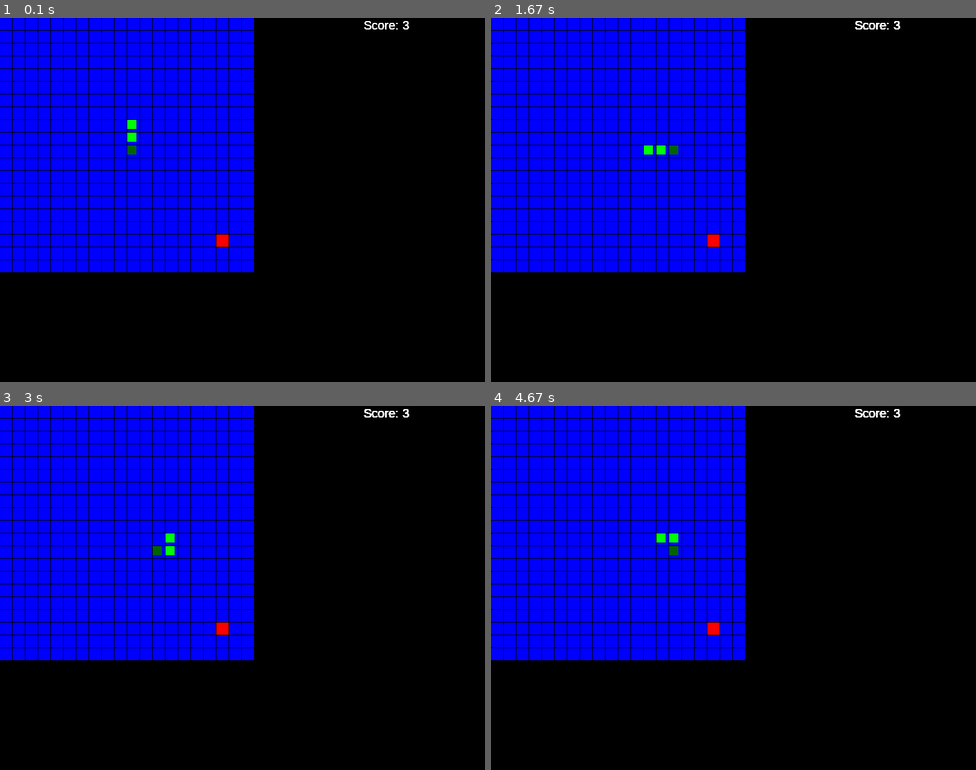
Above: before the commit, frames 1-4 (two rows, left to right).
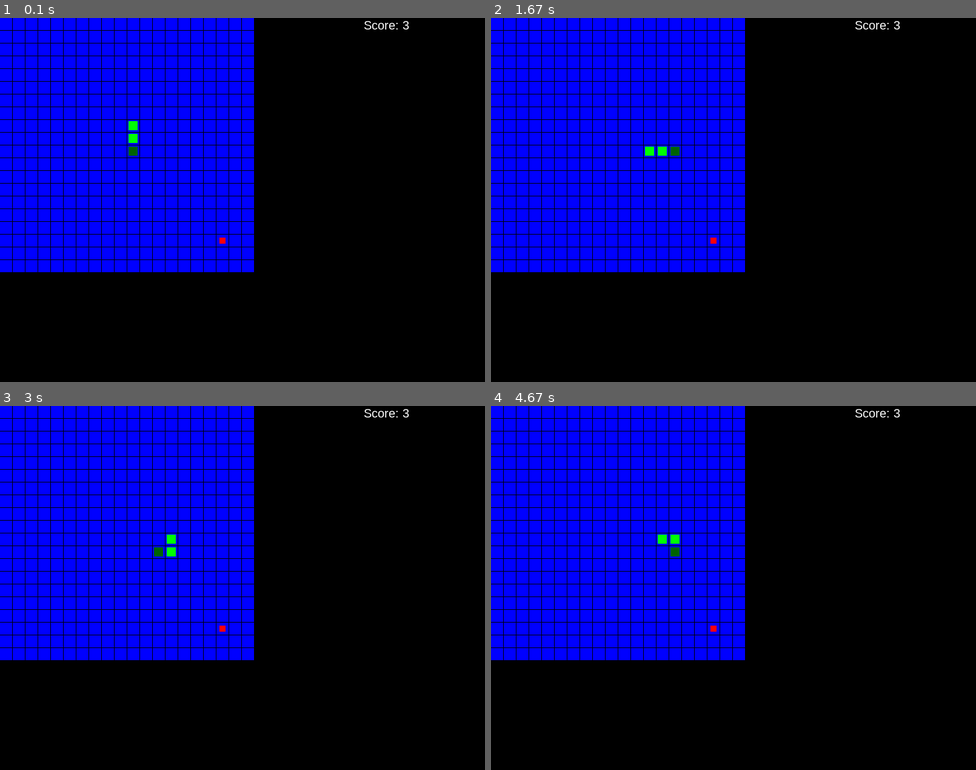
Above: after the commit, the same moments.

Repository: albert-polak/pygame-snake
Game: pygame game, started from main.py
Same seed, same stepped clock (60 frames per second), same inputs: the game is played once before the commit and once after it.
Inputs:
- Up to frame 1 (0.1 s): no input
- Up to frame 2 (1.67 s): hold Right 0.33-0.8 s
- Up to frame 3 (3 s): hold Left 1.67-2.2 s; hold Down 2.23-2.53 s; hold Left 2.57-2.97 s
- Up to frame 4 (4.67 s): hold Up 3-3.37 s; hold Right 3.4-4.03 s; hold Down 4.07-4.43 s; hold Left from 4.47 s (still down)

The runs differ from the first frame. In frame 1, 0.2% of the frame differs, in the area x 26-85%, y 0-63%; in frame 2, 0.2%, in the area x 31-85%, y 0-63%; in frame 3, 0.2%; in frame 4, 0.2%.

Commit message:
Working score and look cleanup

Diff:
--- a/main.py
+++ b/main.py
@@ -98,17 +98,20 @@
 
     def draw_snake(self):
         x, y = self.snake.elements[0]
-        rect = pygame.Rect(x * (self.espace_size + self.espace_dist), y * (self.espace_size + self.espace_dist), self.snake.snake_block_size, self.snake.snake_block_size)
+        rect = pygame.Rect(x * (self.espace_size + self.espace_dist), y * (self.espace_size + self.espace_dist), self.espace_size, self.espace_size)
+        rect = rect.inflate(-5, -5)
         pygame.draw.rect(self.screen, self.snake.snake_head_colour, rect)
 
         for element in self.snake.elements[1:]:
             x, y = element
-            rect = pygame.Rect(x * (self.espace_size + self.espace_dist), y * (self.espace_size + self.espace_dist), self.snake.snake_block_size, self.snake.snake_block_size)
+            rect = pygame.Rect(x * (self.espace_size + self.espace_dist), y * (self.espace_size + self.espace_dist), self.espace_size, self.espace_size)
+            rect = rect.inflate(-5, -5)
             pygame.draw.rect(self.screen, self.snake.snake_colour, rect)
 
     def draw_apple(self):
         x, y = self.apple.apple_pos
         rect = pygame.Rect(x * (self.espace_size + self.espace_dist), y * (self.espace_size + self.espace_dist), self.espace_size, self.espace_size)
+        rect = rect.inflate(-10, -10)
         pygame.draw.rect(self.screen, self.apple.apple_colour, rect)
 
     def check_game_over(self):
@@ -121,14 +124,19 @@
 
     def on_loop(self):
         pygame.display.update()
+        self.screen.fill('BLACK')
         self.draw_map()
         self.draw_snake()
         self.draw_apple()
+
         if self.apple.check_if_eaten():
             self.snake.velocity -= 10
             if self.snake.velocity <= 0:
                 self.snake.velocity = 1
             pygame.time.set_timer(self.SCREEN_UPDATE, self.snake.velocity)
+            self.score = len(self.snake.elements)
+            self.score_surface = self.font.render(f'Score: {self.score}', True, (255, 255, 255))
+
         self.check_game_over()
         self.clock.tick(60)
 
